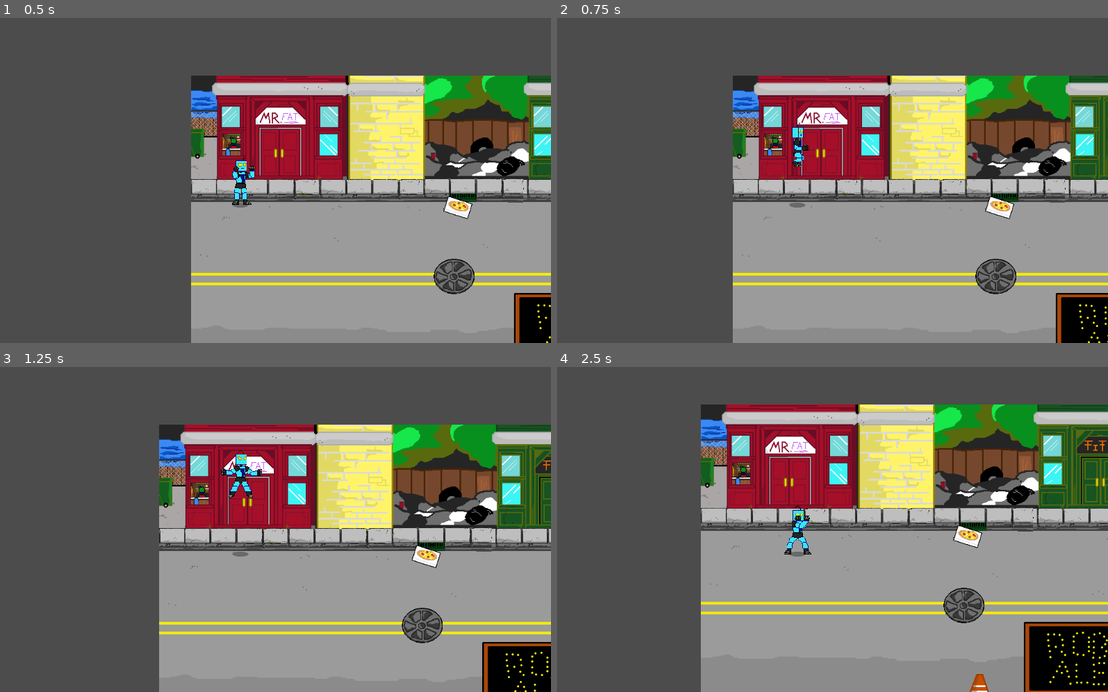
Above: before the commit, frames 1-4 (two rows, left to right).
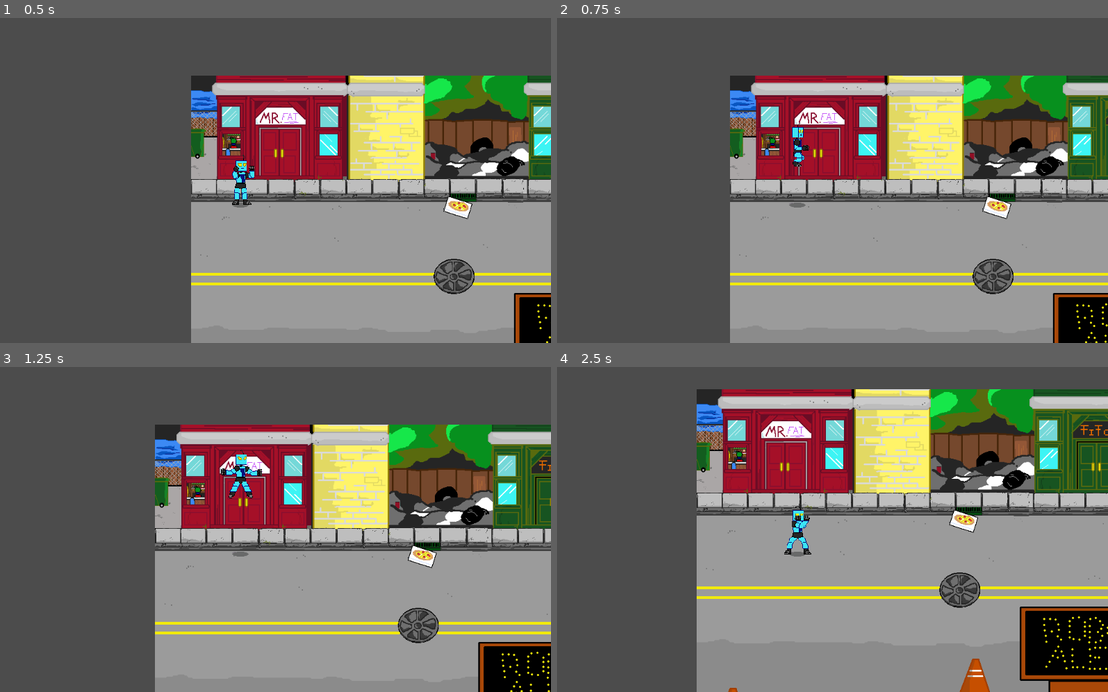
Above: after the commit, the same moments.

Repository: garethdavisrogers/2DFighterClass
Game: Godot game, scene res://Level2.tscn
The game is run twice, just before and just after one commit, with the same random seed, the same clock (stepped at 60 frames per second) and the same inputs. The project has no main scene, so this scene is started directly.
Inputs:
- Up to frame 1 (0.5 s): no input
- Up to frame 2 (0.75 s): tap Enter at 0.5 s; hold Right (ui_right) from 0.53 s (still down); tap Space (jump) at 0.6 s
- Up to frame 3 (1.25 s): keep holding Right (ui_right); tap Space (jump) at 0.77, 1.07 s
- Up to frame 4 (2.5 s): release Right (ui_right) at 1.28 s; hold Down (ui_down) 1.28-2.03 s; tap D (blast) at 1.35 s; tap Space (jump) at 1.52, 1.55, 1.82, 2.3 s; hold Right (ui_right) from 2.03 s (still down); hold Shift (defend) from 2.03 s (still down)

Frame 1 is identical in both runs. In frame 2, 8.0% of the frame differs, in the area x 31-100%, y 17-100%; in frame 3, 9.5%; in frame 4, 32%, in the area x 25-100%, y 6-100%.

Commit message:
Simplified motion after implementing shadow for jumping and flying

Diff:
--- a/Fighter.gd
+++ b/Fighter.gd
@@ -53,8 +53,6 @@
 	var knockback = 400
 	if(knockdir != null):
 		motion = knockdir.normalized() * knockback
-	elif(state == 'jump' or state == 'land'):
-		motion = Vector2((movedir.x * min(speed,200)), (movedir.y * 100))
 	elif(movedir == Vector2(0, 0) and (speed > 0)):
 		motion = lastdirection * speed
 	else:
